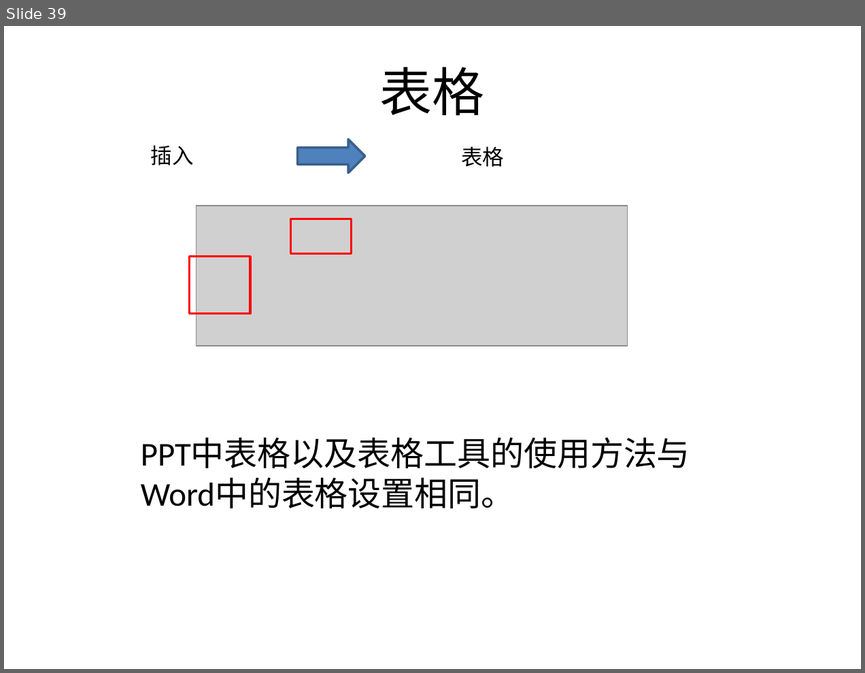
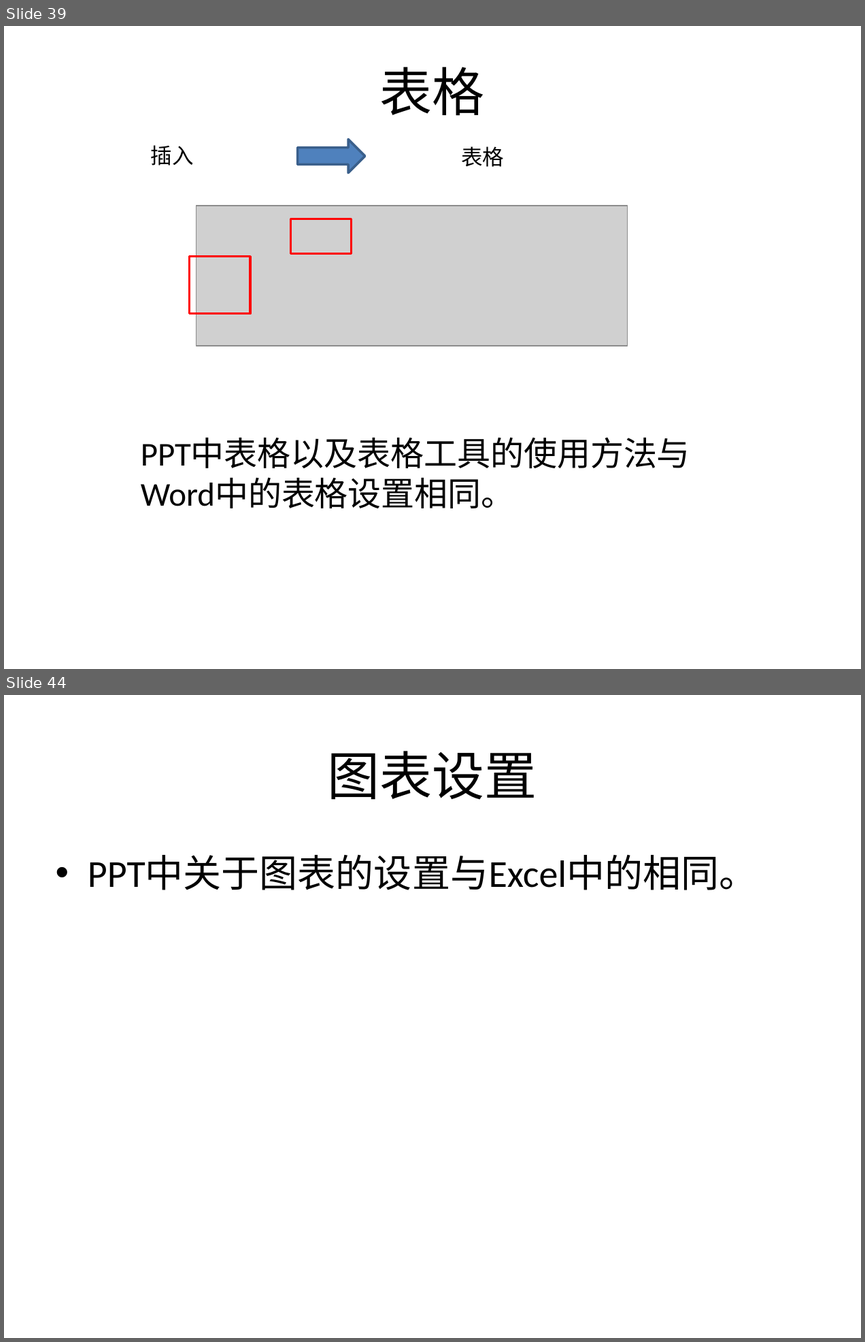
Before and after one commit to sans123wx/class, a slide deck: 第5章ppt/PowerPoint.pptx. Shown one above the other, each under a label of ours: slide 39 before the commit, slides 39 and 44 after it; the slides between them are not shown. The pictures are 865x673 and 865x1342 pixels, drawn with LibreOffice and Linux fonts; fonts in the diff are those of the drawing; grey boxes stand for pictures. Boxes give left, top, right and bottom in pixels: in the first picture for what was removed or moved away, otherwise in the second. Text is boxed around its words. In the diff, an @@ line names an element or a change of style, - is before the commit and + after.

```diff
--- a/第5章ppt/PowerPoint.pptx
+++ b/第5章ppt/PowerPoint.pptx
@@ slide 44 added at [4, 695, 861, 1338], background #FFFFFF @@
@@ title added at [328, 751, 537, 800], 44 pt, text #000000 @@
+图表设置
@@ text added at [88, 855, 757, 890], 32 pt, text #000000 @@
+• PPT中关于图表的设置与Excel中的相同。
```
Also in this commit, not shown: 1 slide changed, 5 other slides added, 9 other files.
